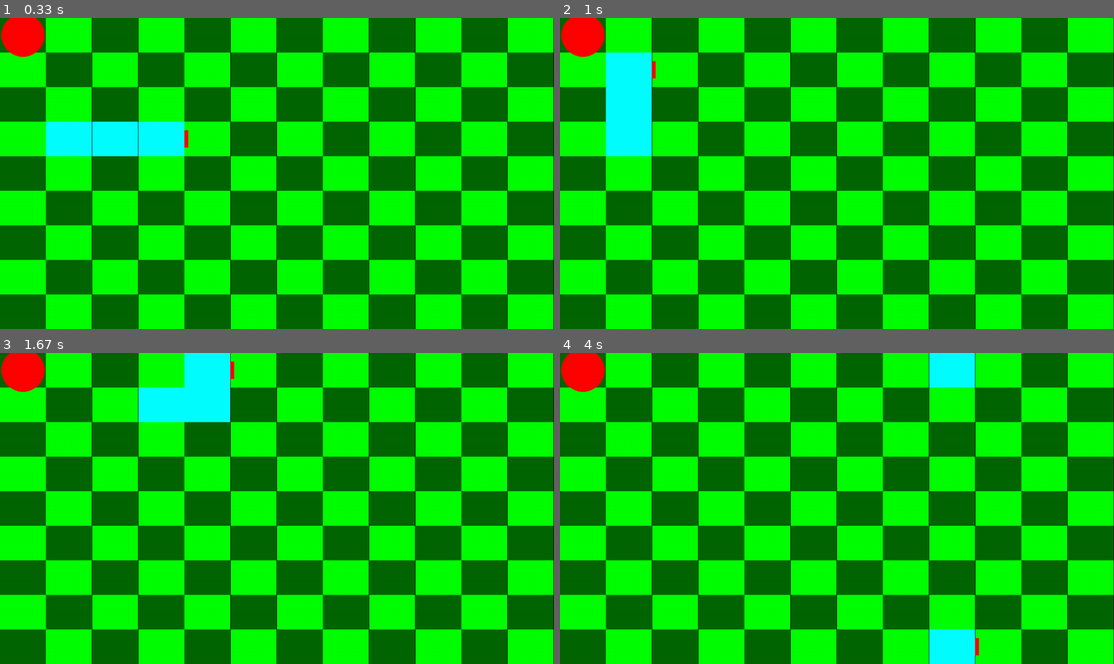
Above: before the commit, frames 1-4 (two rows, left to right).
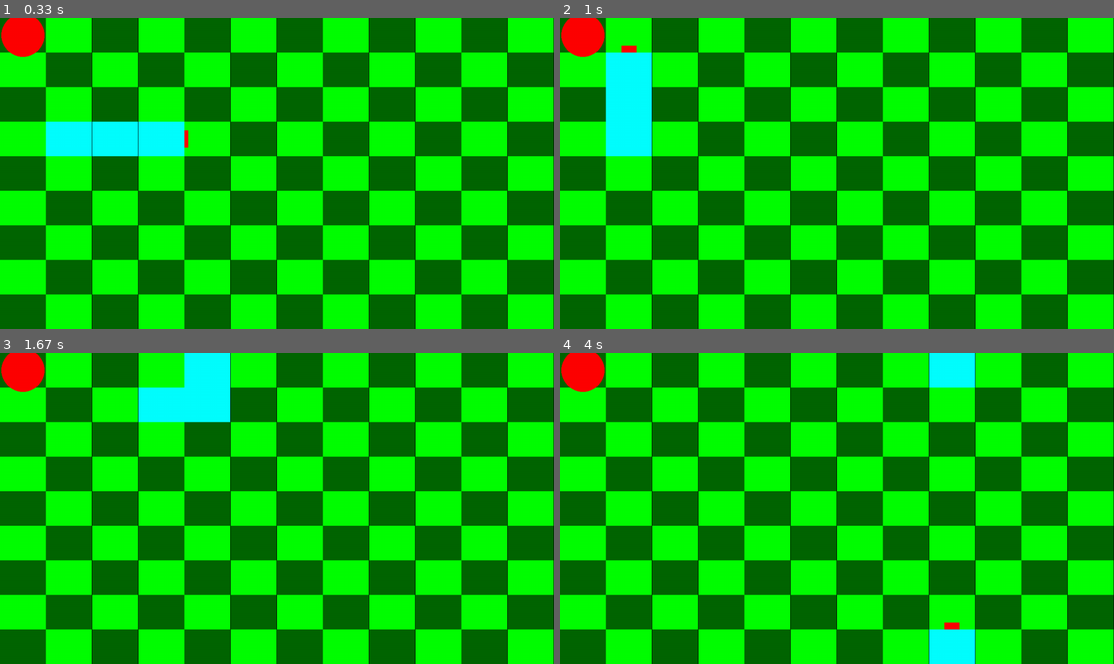
Above: after the commit, the same moments.

Repository: aphTu/Snake-Pygame
Game: pygame game, started from main.py
Same seed, same stepped clock (60 frames per second), same inputs: the game is played once before the commit and once after it.
Inputs:
- Up to frame 1 (0.33 s): no input
- Up to frame 2 (1 s): tap A at 0.33 s; tap W at 0.67 s
- Up to frame 3 (1.67 s): hold Right 1-1.47 s; hold Up from 1.5 s (still down)
- Up to frame 4 (4 s): release Up at 1.8 s; hold Right 1.83-2.3 s; hold Left 2.33-2.87 s; hold Down 2.9-3.2 s; hold Left 3.23-3.63 s; hold Up from 3.67 s (still down)

Frame 1 is identical in both runs. In frame 2, 0.1% of the frame differs, in the area x 11-18%, y 8-20%; in frame 3, less than 0.1%; in frame 4, 0.1%.

Commit message:
Changed snake.py drawSnake function
Added the other direction to draw the mouth of the snake

Diff:
--- a/snake.py
+++ b/snake.py
@@ -77,10 +77,16 @@
     head = self.getPositionHead()
     rect_head = None
     if self.direction == 'l':
-      rect_head = pygame.Rect(head[0] - self.snake_size[0]/7, head[1] + self.snake_size[1]/4, self.snake_size[0]/3, self.snake_size[1]/2)
+      rect_head = pygame.Rect(head[0] - self.snake_size[0]/8, head[1] + self.snake_size[1]/4, self.snake_size[0]/3, self.snake_size[1]/2)
+    elif self.direction == 'u':
+      rect_head = pygame.Rect(head[0] + self.snake_size[0]/3 ,head[1] - self.snake_size[0]/7 , self.snake_size[0]/3, self.snake_size[1]/2)
+    elif self.direction == 'd':
+      rect_head = pygame.Rect(head[0] + self.snake_size[0]/3 ,head[1] + self.snake_size[0]/7 + self.snake_size[1]/2, self.snake_size[0]/3, self.snake_size[1]/2)
     elif self.direction == 'r' or rect_head is None:
       rect_head = pygame.Rect(head[0] + self.snake_size[0]/2 + self.snake_size[0]/4, head[1] + self.snake_size[1]/4, self.snake_size[0]/3, self.snake_size[1]/2)
+
     pygame.draw.rect(screen, (255,0,0), rect_head)
+
 
     for coord in self.position:
       x, y = coord[0], coord[1]
